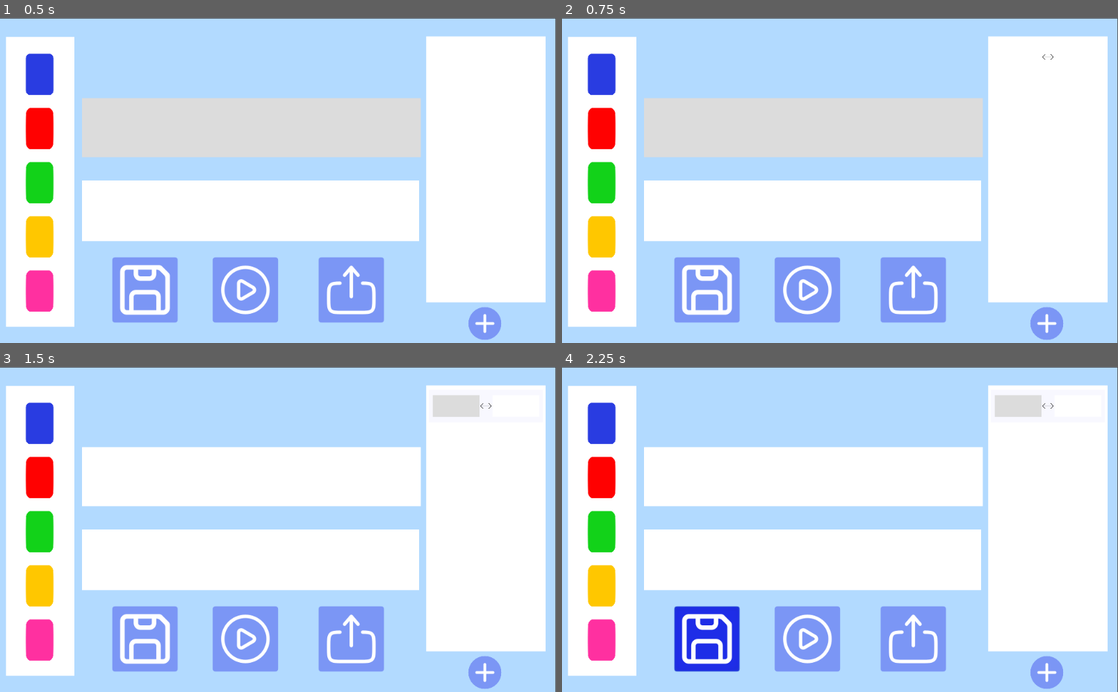
Above: before the commit, frames 1-4 (two rows, left to right).
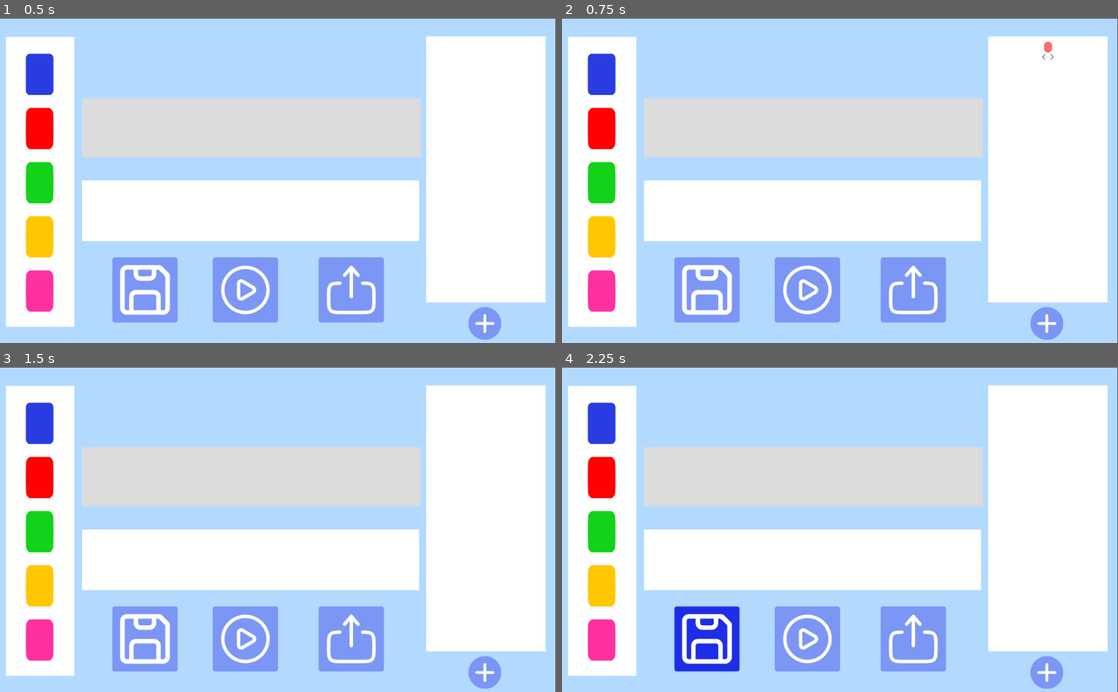
Above: after the commit, the same moments.

Repository: Pertatis/ProjetDomino
Game: Godot game, scene res://Scenes/Edition.tscn
Two runs of this game, one before a commit and one after it. Both use one fixed random seed, a clock stepped at 60 frames per second and the inputs below.
Inputs (mouse positions are in pixels of both pictures, inside the frame that each line leads up to):
- Up to frame 1 (0.5 s): no input
- Up to frame 2 (0.75 s): click (1045, 323) at 0.5 s
- Up to frame 3 (1.5 s): click (483, 396) at 1.27 s
- Up to frame 4 (2.25 s): click (706, 640) at 2 s

Frame 1 is identical in both runs. In frame 2, less than 0.1% of the frame differs, in the area x 86-89%, y 7-11%; in frame 3, 11%, in the area x 14-89%, y 8-43%; in frame 4, 11%.

Commit message:
added logic + rules deletion

Diff:
--- /dev/null
+++ b/Global.gd
@@ -0,0 +1,14 @@
+extends Node
+
+
+func get_color(filename):
+	if "Bleu" in filename:
+		return 'B'
+	if "Rouge" in filename:
+		return 'R'
+	if "Vert" in filename:
+		return 'G'
+	if "Jaune" in filename:
+		return 'Y'
+	if "Rose" in filename:
+		return "P"
--- a/Round_Button.tres
+++ b/Round_Button.tres
@@ -2,6 +2,7 @@
 
 [resource]
 bg_color = Color( 0.482353, 0.588235, 0.960784, 1 )
+border_color = Color( 0.482353, 0.588235, 0.960784, 1 )
 corner_radius_top_left = 90
 corner_radius_top_right = 90
 corner_radius_bottom_right = 90
--- a/Scenes/Edition.gd
+++ b/Scenes/Edition.gd
@@ -22,6 +22,10 @@
 var base:bool = false
 var objectif:bool = false
 
+var base_dominos:Array
+var objectif_dominos:Array
+
+
 func _ready():
 	base = true
 	$"%PanelBase".color = Color.gainsboro
@@ -37,10 +41,12 @@
 		if $"%PanelBase".get_child_count() - 1 < max_nb_domino :
 			instance_bleu.position = $"%BasePoint".position + (Vector2.RIGHT * 45 * ($"%PanelBase".get_child_count() - 1))
 			$"%PanelBase".add_child(instance_bleu)
+			base_dominos.append(Global.get_color(instance_bleu.filename))
 	elif objectif :
 		if $"%PanelObjectif".get_child_count() - 1 < max_nb_domino :
 			instance_bleu.position = $"%ObjectifPoint".position + (Vector2.RIGHT * 45 * ($"%PanelObjectif".get_child_count() - 1))
 			$"%PanelObjectif".add_child(instance_bleu)
+			objectif_dominos.append(Global.get_color(instance_bleu.filename))
 	elif regle_select != -1:
 		ajouter_a_regle(instance_bleu)
 
@@ -51,10 +57,12 @@
 		if $"%PanelBase".get_child_count() - 1 < max_nb_domino :
 			instance_rouge.position = $"%BasePoint".position + (Vector2.RIGHT * 45 * ($"%PanelBase".get_child_count() - 1))
 			$"%PanelBase".add_child(instance_rouge)
+			base_dominos.append(Global.get_color(instance_rouge.filename))
 	elif objectif :
 		if $"%PanelObjectif".get_child_count() - 1 < max_nb_domino :
 			instance_rouge.position = $"%ObjectifPoint".position + (Vector2.RIGHT * 45 * ($"%PanelObjectif".get_child_count() - 1))
 			$"%PanelObjectif".add_child(instance_rouge)
+			objectif_dominos.append(Global.get_color(instance_rouge.filename))
 	elif regle_select != -1:
 		ajouter_a_regle(instance_rouge)
 
@@ -65,10 +73,12 @@
 		if $"%PanelBase".get_child_count() - 1 < max_nb_domino :
 			instance_vert.position = $"%BasePoint".position + (Vector2.RIGHT * 45 * ($"%PanelBase".get_child_count() - 1))
 			$"%PanelBase".add_child(instance_vert)
+			base_dominos.append(Global.get_color(instance_vert.filename))
 	elif objectif :
 		if $"%PanelObjectif".get_child_count() - 1 < max_nb_domino :
 			instance_vert.position = $"%ObjectifPoint".position + (Vector2.RIGHT * 45 * ($"%PanelObjectif".get_child_count() - 1))
 			$"%PanelObjectif".add_child(instance_vert)
+			objectif_dominos.append(Global.get_color(instance_vert.filename))
 	elif regle_select != -1:
 		ajouter_a_regle(instance_vert)
 
@@ -79,10 +89,12 @@
 		if $"%PanelBase".get_child_count() - 1 < max_nb_domino :
 			instance_jaune.position = $"%BasePoint".position + (Vector2.RIGHT * 45 * ($"%PanelBase".get_child_count() - 1))
 			$"%PanelBase".add_child(instance_jaune)
+			base_dominos.append(Global.get_color(instance_jaune.filename))
 	elif objectif :
 		if $"%PanelObjectif".get_child_count() - 1 < max_nb_domino :
 			instance_jaune.position = $"%ObjectifPoint".position + (Vector2.RIGHT * 45 * ($"%PanelObjectif".get_child_count() - 1))
 			$"%PanelObjectif".add_child(instance_jaune)
+			objectif_dominos.append(Global.get_color(instance_jaune.filename))
 	elif regle_select != -1:
 		ajouter_a_regle(instance_jaune)
 
@@ -93,10 +105,12 @@
 		if $"%PanelBase".get_child_count() - 1 < max_nb_domino :
 			instance_rose.position = $"%BasePoint".position + (Vector2.RIGHT * 45 * ($"%PanelBase".get_child_count() - 1))
 			$"%PanelBase".add_child(instance_rose)
+			base_dominos.append(Global.get_color(instance_rose.filename))
 	elif objectif :
 		if $"%PanelObjectif".get_child_count() - 1 < max_nb_domino :
 			instance_rose.position = $"%ObjectifPoint".position + (Vector2.RIGHT * 45 * ($"%PanelObjectif".get_child_count() - 1))
 			$"%PanelObjectif".add_child(instance_rose)
+			objectif_dominos.append(Global.get_color(instance_rose.filename))
 	elif regle_select != -1:
 		ajouter_a_regle(instance_rose)
 
@@ -130,6 +144,7 @@
 		var instance_regle = regle_inst.instance()
 		instance_regle.position = $"%ReglePoint".position + (Vector2.DOWN * 60 * ($"%PanelRegles".get_child_count() - 1))
 		instance_regle.connect("regle_activer",self,"regle_activer_handle")
+		instance_regle.connect("regle_supprimer",self,"regle_supprimer_handle")
 		$"%PanelRegles".add_child(instance_regle)
 
 # --------- Signal handlers remove rule focus ---------
@@ -176,11 +191,13 @@
 			instance.position = sous_regle[3].get_children()[1].position + (Vector2.RIGHT * 10 * (sous_regle[3].get_child_count() - 2))
 			instance.scale = Vector2(0.15,0.15)
 			sous_regle[3].add_child(instance)
+			regle.cote_droit.append(Global.get_color(instance.filename))
 	elif regle.gauche:
 		if sous_regle[1].get_child_count() - 2 < max_nb_domino_par_cote_regle :
 			instance.position = sous_regle[1].get_children()[1].position + (Vector2.RIGHT * 10 * (sous_regle[1].get_child_count() - 2))
 			instance.scale = Vector2(0.15,0.15)
 			sous_regle[1].add_child(instance)
+			regle.cote_gauche.append(Global.get_color(instance.filename))
 
 func _on_BJouer_pressed():
 	get_tree().change_scene("res://Scenes/Resolution.tscn")
@@ -199,3 +216,17 @@
 	parent.remove_child(child_to_remove)
 	for i in range(id, parent.get_child_count()):
 		parent.get_child(i).position.x -= 45
+
+func regle_supprimer_handle(index):
+	$"%PanelRegles".remove_child($"%PanelRegles".get_child(index))
+	for i in range(index, $"%PanelRegles".get_child_count()):
+		$"%PanelRegles".get_child(i).position.y -= 60
+
+
+
+func _on_BSauvegarder_pressed():
+	print("Base:",base_dominos)
+	print("Objectif",objectif_dominos)
+	for child in $"%PanelRegles".get_children():
+		if not (child is Position2D):
+			print("Regle: Gauche",child.cote_gauche," <-> Droit",child.cote_droit)
--- a/Scenes/Edition.tscn
+++ b/Scenes/Edition.tscn
@@ -175,4 +175,5 @@
 [connection signal="gui_input" from="PanelFond/PanelBase" to="." method="_on_PanelBase_gui_input"]
 [connection signal="pressed" from="AjouterRegle" to="." method="_on_Button_pressed"]
 [connection signal="toggled" from="AjouterRegle" to="." method="_on_Button_toggled"]
+[connection signal="pressed" from="BSauvegarder" to="." method="_on_BSauvegarder_pressed"]
 [connection signal="pressed" from="BJouer" to="." method="_on_BJouer_pressed"]
--- a/Scenes/Règle.gd
+++ b/Scenes/Règle.gd
@@ -1,6 +1,10 @@
 extends Node2D
 
 signal regle_activer(index)
+signal regle_supprimer(index)
+
+var cote_droit:Array
+var cote_gauche:Array
 
 var gauche:bool = false
 var droite:bool = false
@@ -33,3 +37,8 @@
 		$"%Gauche".color = Color.white
 		$"%Droite".color = Color.gainsboro
 		emit_signal("regle_activer",get_index())
+
+
+func _on_Button_pressed():
+	emit_signal("regle_supprimer",get_index())
+	print(cote_gauche+cote_droit)
--- a/Scenes/Règle.tscn
+++ b/Scenes/Règle.tscn
@@ -1,8 +1,7 @@
-[gd_scene load_steps=8 format=2]
+[gd_scene load_steps=11 format=2]
 
 [ext_resource path="res://Graphics/Fleche.svg" type="Texture" id=1]
 [ext_resource path="res://Scenes/Règle.gd" type="Script" id=2]
-
 
 [sub_resource type="RectangleShape2D" id=1]
 extents = Vector2( 105, 30 )
@@ -17,6 +16,28 @@
 
 [sub_resource type="RectangleShape2D" id=3]
 extents = Vector2( 21.5, 10 )
+
+[sub_resource type="StyleBoxFlat" id=6]
+bg_color = Color( 1, 0.176471, 0.176471, 1 )
+corner_radius_top_left = 20
+corner_radius_top_right = 20
+corner_radius_bottom_right = 20
+corner_radius_bottom_left = 20
+
+[sub_resource type="StyleBoxFlat" id=8]
+bg_color = Color( 1, 0, 0, 1 )
+border_color = Color( 1, 1, 1, 1 )
+corner_radius_top_left = 20
+corner_radius_top_right = 20
+corner_radius_bottom_right = 20
+corner_radius_bottom_left = 20
+
+[sub_resource type="StyleBoxFlat" id=7]
+bg_color = Color( 1, 0.423529, 0.423529, 1 )
+corner_radius_top_left = 20
+corner_radius_top_right = 20
+corner_radius_bottom_right = 20
+corner_radius_bottom_left = 20
 
 [node name="Regle" type="Node2D"]
 script = ExtResource( 2 )
@@ -75,6 +96,21 @@
 [node name="DroitePoint" type="Position2D" parent="ColorRect/Droite"]
 position = Vector2( 6.5, 10 )
 
+[node name="Button" type="Button" parent="."]
+margin_left = 98.0
+margin_top = 2.0
+margin_right = 112.0
+margin_bottom = 22.0
+rect_scale = Vector2( 1.02006, 0.974467 )
+custom_styles/hover = SubResource( 6 )
+custom_styles/pressed = SubResource( 8 )
+custom_styles/normal = SubResource( 7 )
+icon_align = 1
+__meta__ = {
+"_edit_use_anchors_": true
+}
+
 [connection signal="gui_input" from="ColorRect" to="." method="_on_ColorRect_gui_input"]
 [connection signal="gui_input" from="ColorRect/Gauche" to="." method="_on_Gauche_gui_input"]
 [connection signal="gui_input" from="ColorRect/Droite" to="." method="_on_Droite_gui_input"]
+[connection signal="pressed" from="Button" to="." method="_on_Button_pressed"]
--- a/project.godot
+++ b/project.godot
@@ -14,6 +14,10 @@
 run/main_scene="res://Scenes/Edition.tscn"
 boot_splash/show_image=false
 config/icon="res://icon.png"
+
+[autoload]
+
+Global="*res://Global.gd"
 
 [display]
 
